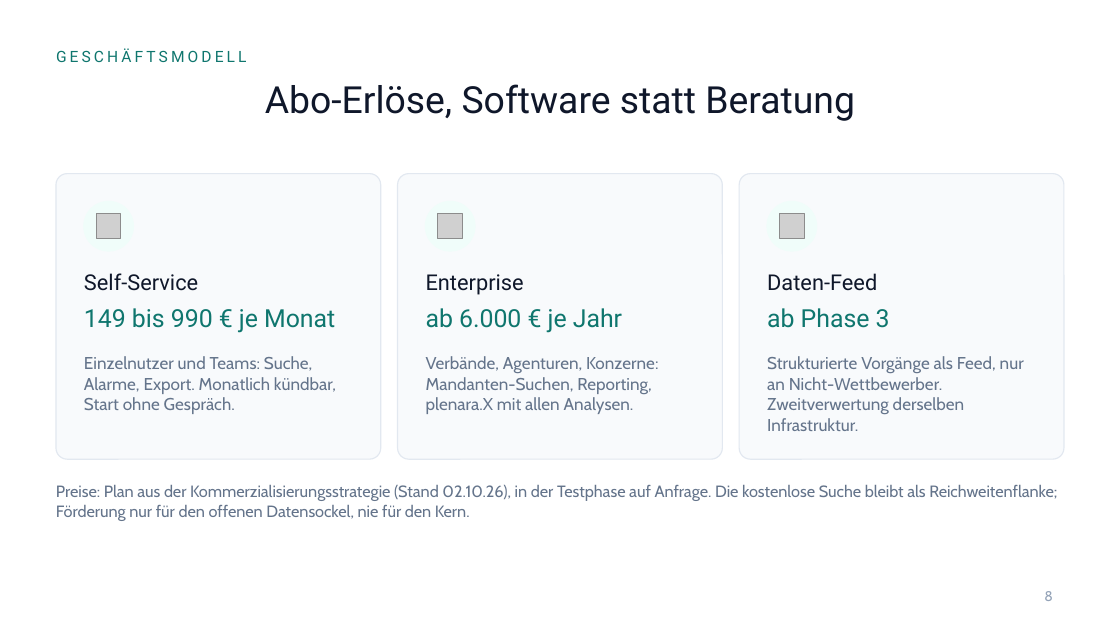
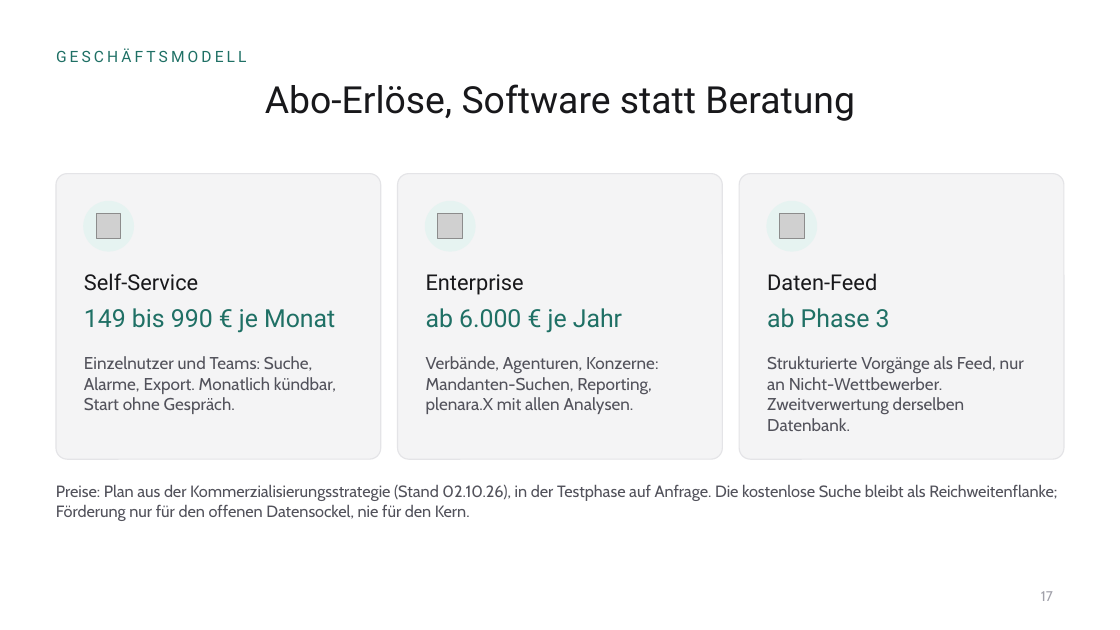
Before and after one commit to EsMa001/Ratsmonitor, a slide deck: slide 17 of docs/design/praesentation/plenara-investoren.pptx (slide 8 before the commit). Drawn at 1120x630 pixels with LibreOffice and Linux fonts; fonts in the diff are those of the drawing; grey boxes stand for pictures; background and template pictures are left out. Boxes give left, top, right and bottom in pixels: in the first picture for what was removed or moved away, otherwise in the second. Text is boxed around its words. In the diff, an @@ line names an element or a change of style, - is before the commit and + after.

```diff
--- a/docs/design/praesentation/plenara-investoren.pptx
+++ b/docs/design/praesentation/plenara-investoren.pptx
@@ fill #F8FAFC to #F4F4F5; outline #E2E8F0 0.75 pt to #E4E4E7 0.75 pt in 3 elements at <box>56,174,381,459</box>, <box>398,174,722,459</box>, <box>739,174,1064,459</box> @@
@@ text colour #0F172A to #18181B in 4 elements at <box>265,84,855,121</box>, <box>84,273,198,291</box>, <box>426,274,524,295</box>, <box>767,273,877,291</box> @@
@@ text colour #0F766E to #1F7065 in 4 elements at <box>56,48,247,62</box>, <box>84,308,335,333</box>, <box>426,308,622,333</box>, <box>767,308,890,328</box> @@
@@ text at <box>767,356,1024,431</box>: text changed; text colour #64748B to #52525B @@
-Strukturierte Vorgänge als Feed, nur an Nicht-Wettbewerber. Zweitverwertung derselben Infrastruktur.
+Strukturierte Vorgänge als Feed, nur an Nicht-Wettbewerber. Zweitverwertung derselben Datenbank.
@@ text colour #64748B to #52525B in 3 elements at <box>84,356,336,414</box>, <box>426,356,658,414</box>, <box>56,484,1057,521</box> @@
@@ page number at <box>1041,591,1053,601</box>: text changed; text colour #94A3B8 to #A1A1AA @@
-8
+17
```
Also in this commit, not shown: 8 other slides changed, 11 slides added, 3 slides removed, 34 other files.
